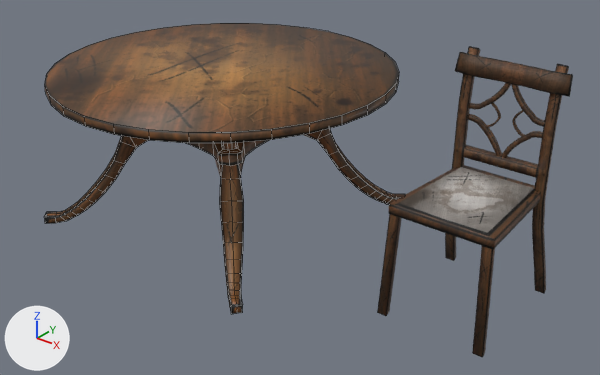
The FBX model UnityProject/Assets/Visuals/Lau Assets/LVL1/!Hall & Kitchen/DinnerTable & Chair/Import/DinnerTableSetup.fbx: old version first, new version second.
The view is the same before and after, from a 50 mm lens placed at (0.0305, -0.0307, 0.0222), pointed at (0.0062, -0.0003, 0.0034). Arrows for +X, +Y and +Z are at lower left; the lights stay in place. Mesh edges are drawn as thin lines on the coarser meshes. Where no turn or scale is listed for an object, it has been applied to the vertices.

Names of what the first picture shows: 'DinnerChair_regular', 'DinnerTable'.
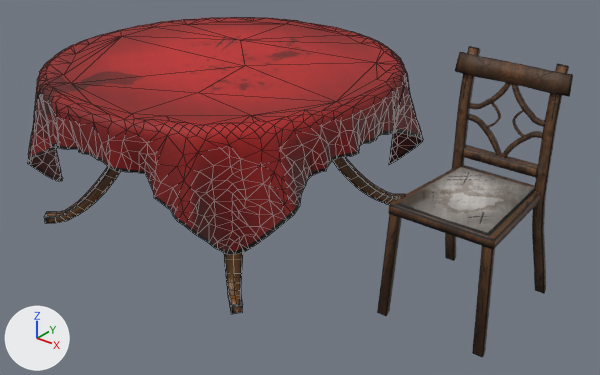
Where the change shows, as pixel boxes (x1, y1, x2, y2) in the pictures (600 x 375 px):
'DinnerTableCloth', added (red)
    after: (27, 17, 423, 255)
'DinnerTable', unchanged, covered by the edit
    before: (44, 23, 405, 314)
    after: (44, 157, 405, 314)

The change in detail:
Picture 'DinnerTableCloth_Diffuse.png' (img_dinnertablecloth_diffuse_png) is new.
Material 'None__DinnerTableCloth_Diffuse_png' (mat_none__dinnertablecloth_diffuse_png) is new.
Its texture is img_dinnertablecloth_diffuse_png.
Its roughness is 0.649.
Mesh me_dinnertablecloth is new.
It has 1123 vertices, 1546 faces and spans x -0.0098..0.0099, y -0.0097..0.0098, z -0.0054..0.0012.
It uses material mat_none__dinnertablecloth_diffuse_png (picture img_dinnertablecloth_diffuse_png).
Object 'DinnerTableCloth' (ob_dinnertablecloth) is new; it shows me_dinnertablecloth.
Its location is (0.00074, 0.00003, 0.00791).
